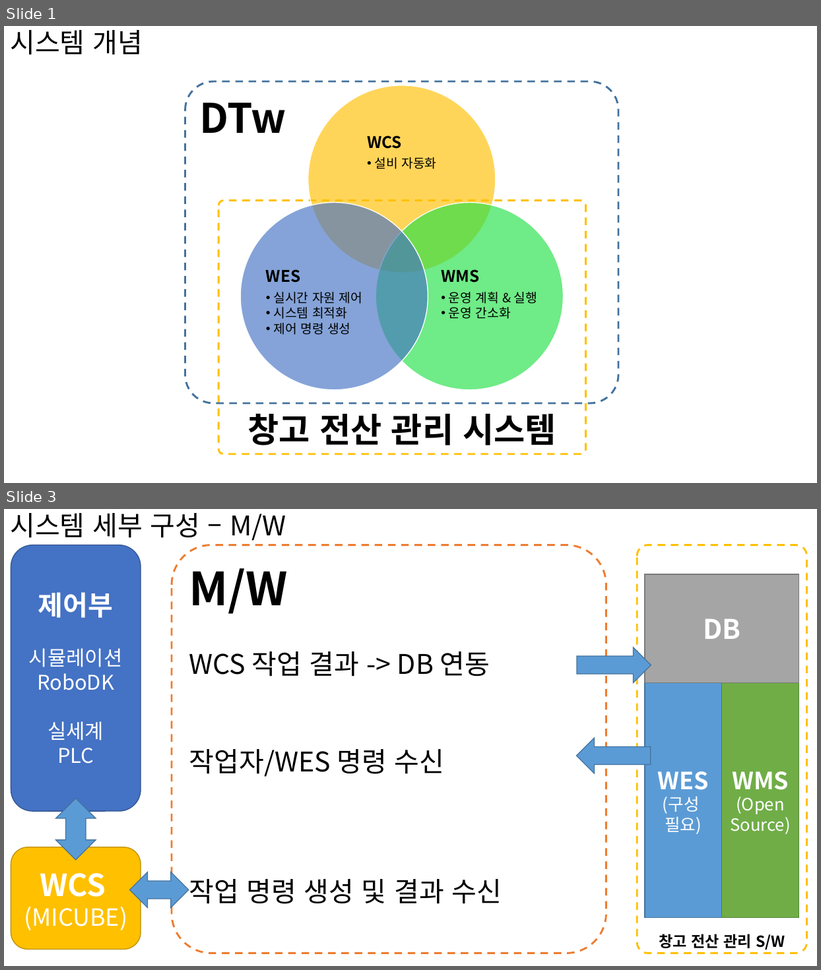
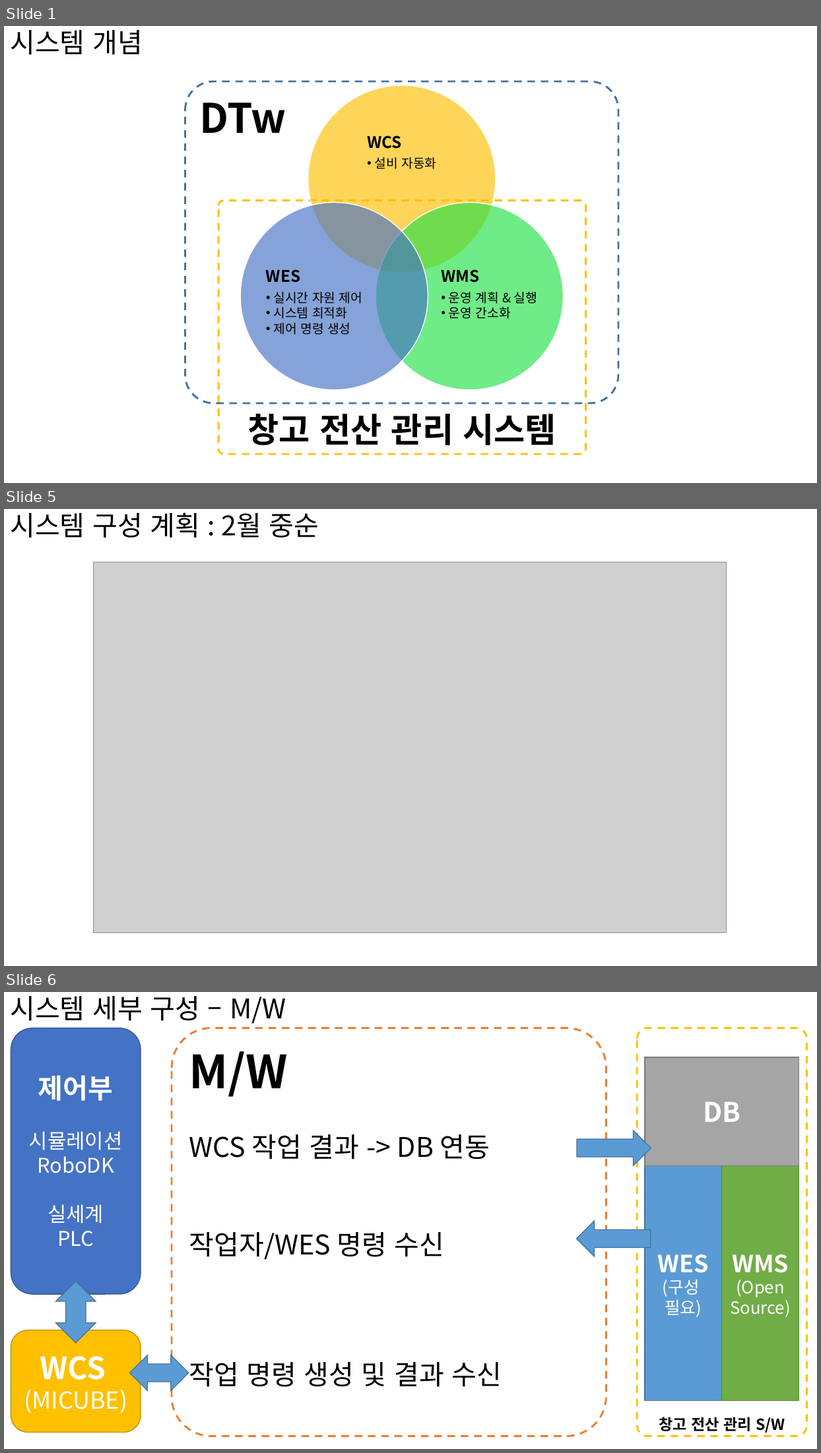
Before and after one commit to SpRobotTeam/DT_Gantry_Robot_WareHouse, a slide deck: doc/시스템 개념.pptx. Shown one above the other, each under a label of ours: slides 1 and 3 before the commit, slides 1, 5 and 6 after it; the slides between them are not shown. The pictures are 821x970 and 821x1453 pixels, drawn with LibreOffice and Linux fonts; fonts in the diff are those of the drawing; grey boxes stand for pictures. Boxes give left, top, right and bottom in pixels: in the first picture for what was removed or moved away, otherwise in the second. Text is boxed around its words. In the diff, an @@ line names an element or a change of style, - is before the commit and + after.

```diff
--- a/doc/시스템 개념.pptx
+++ b/doc/시스템 개념.pptx
@@ slide 5 added at <box>4,509,817,966</box>, background #FFFFFF @@
@@ title added at <box>10,512,319,538</box>, 32 pt, text #000000 @@
+시스템 구성 계획 : 2월 중순
@@ picture added at <box>94,562,726,933</box> @@
@@ what was slide 3 is now slide 6 @@
```
Also in this commit, not shown: 1 slide changed, 3 other slides added, 15 other files.
